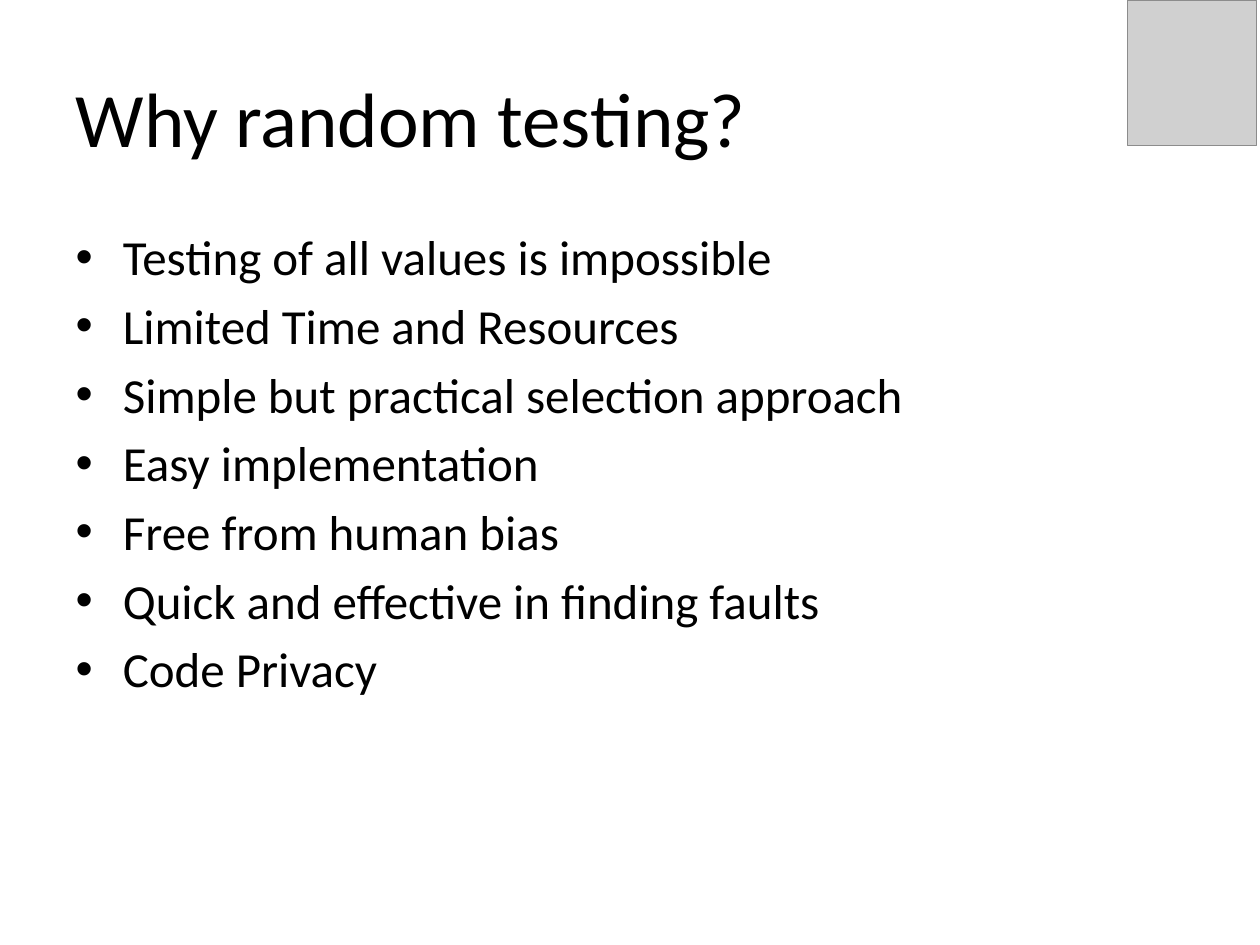
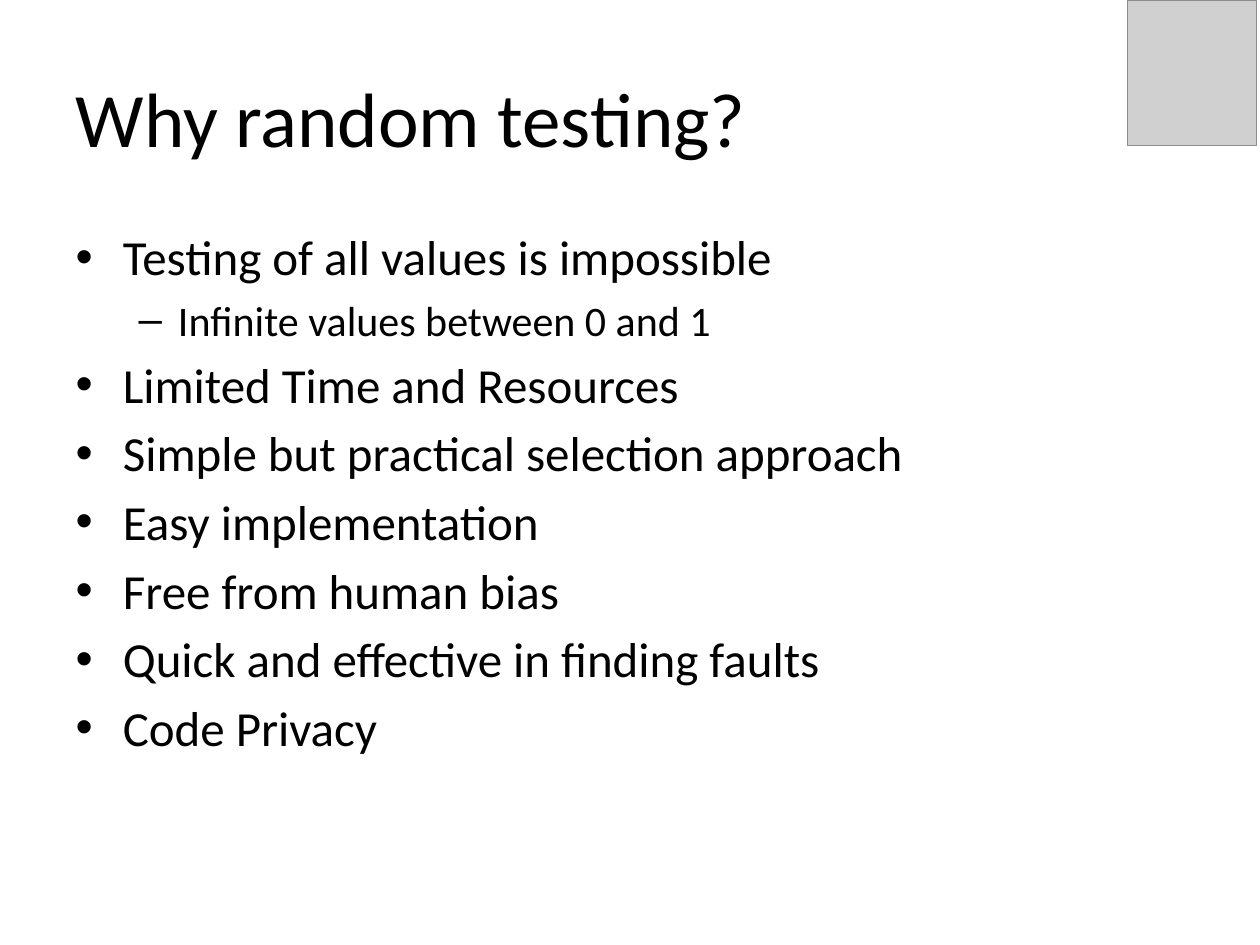
Before and after one commit to maochy/yeti-test, a slide deck: slide 4 of ThesisSeminar/newOne.pptx. Drawn at 1260x945 pixels with LibreOffice and Linux fonts; fonts in the diff are those of the drawing; grey boxes stand for pictures. Boxes give left, top, right and bottom in pixels: in the first picture for what was removed or moved away, otherwise in the second. Text is boxed around its words. In the diff, an @@ line names an element or a change of style, - is before the commit and + after.

```diff
--- a/ThesisSeminar/newOne.pptx
+++ b/ThesisSeminar/newOne.pptx
@@ text at [178, 306, 710, 337]: paragraph added @@
+  – Infinite values between 0 and 1
```
Also in this commit, not shown: 1 other slide changed, 6 other files.
